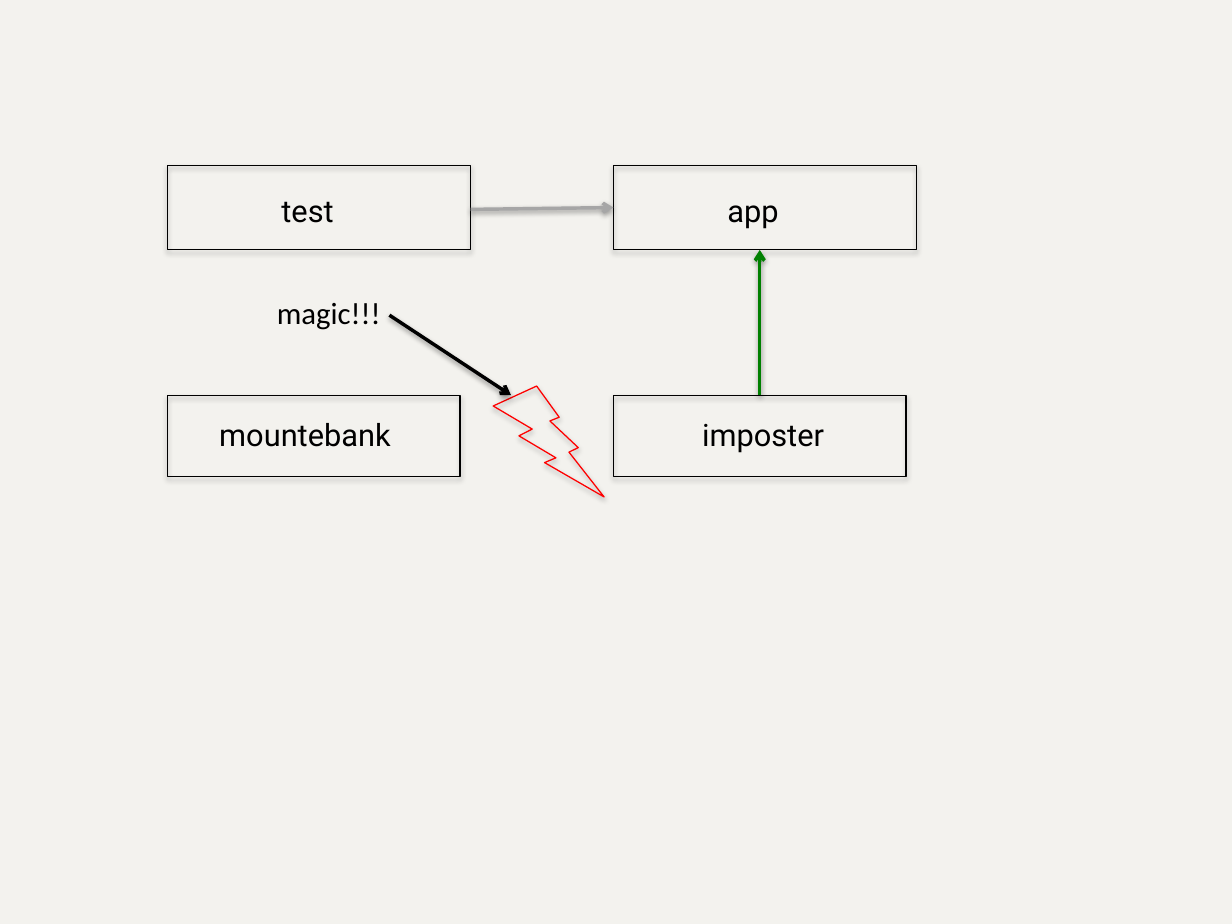
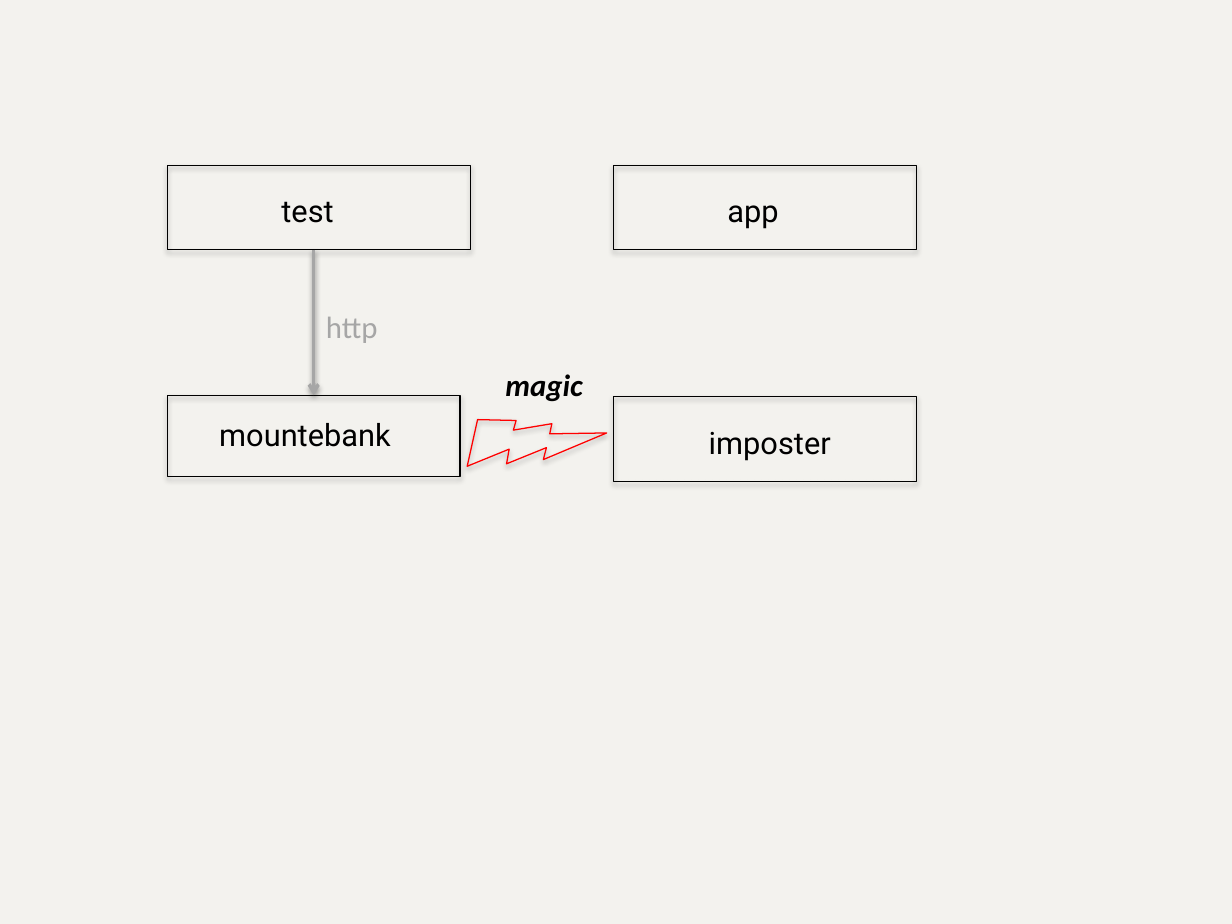
Before and after one commit to bbyars/mountebank, a slide deck: slide 11 of src/public/images/sources/sources.pptx (slide 7 before the commit). Drawn at 1232x924 pixels with LibreOffice and Linux fonts; fonts in the diff are those of the drawing. Boxes give left, top, right and bottom in pixels: in the first picture for what was removed or moved away, otherwise in the second. Text is boxed around its words. In the diff, an @@ line names an element or a change of style, - is before the commit and + after.

```diff
--- a/src/public/images/sources/sources.pptx
+++ b/src/public/images/sources/sources.pptx
@@ arrow removed from (471, 209) to (614, 207) @@
@@ arrow added from (314, 250) to (314, 395), #A6A6A6 2 pt @@
@@ arrow removed from (760, 395) to (760, 250) @@
@@ text added at (326,317,378,343), 18 pt, text #A6A6A6 @@
+http
@@ arrow removed from (389, 315) to (511, 395) @@
@@ lightning bolt at (451,366,606,521): rotation 0 to 307 degrees @@
@@ text at (505,374,582,401): text changed; bold on; italic on @@
-magic!!!
+magic
@@ rectangle: place and size @@
-rectangle at (614,395,907,477)
+rectangle at (614,397,917,482)
@@ text "imposter": place and size @@
-text "imposter" at (702,424,824,453)
+text "imposter" at (709,432,831,461)
```
Also in this commit, not shown: 9 other slides changed, 2 slides added.
